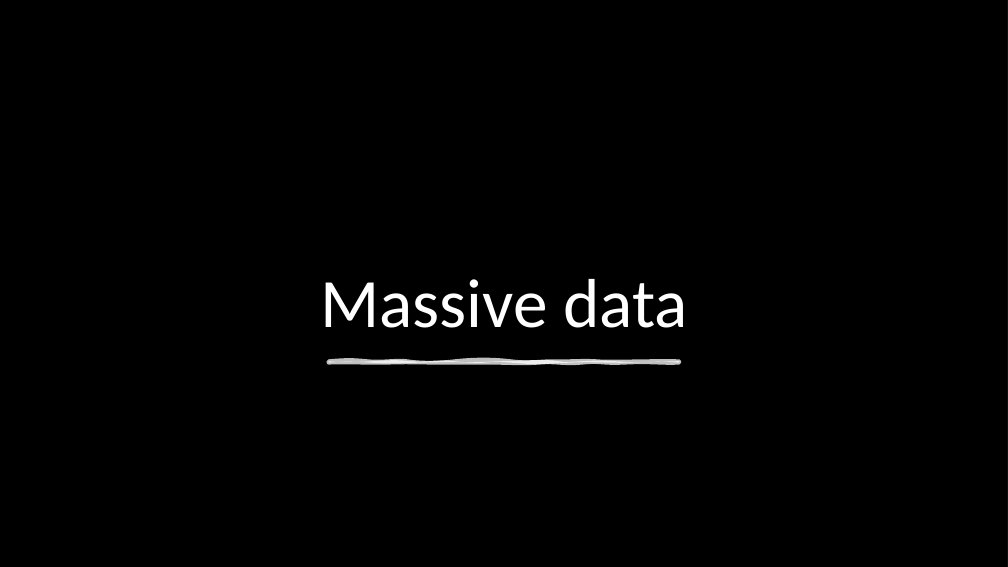
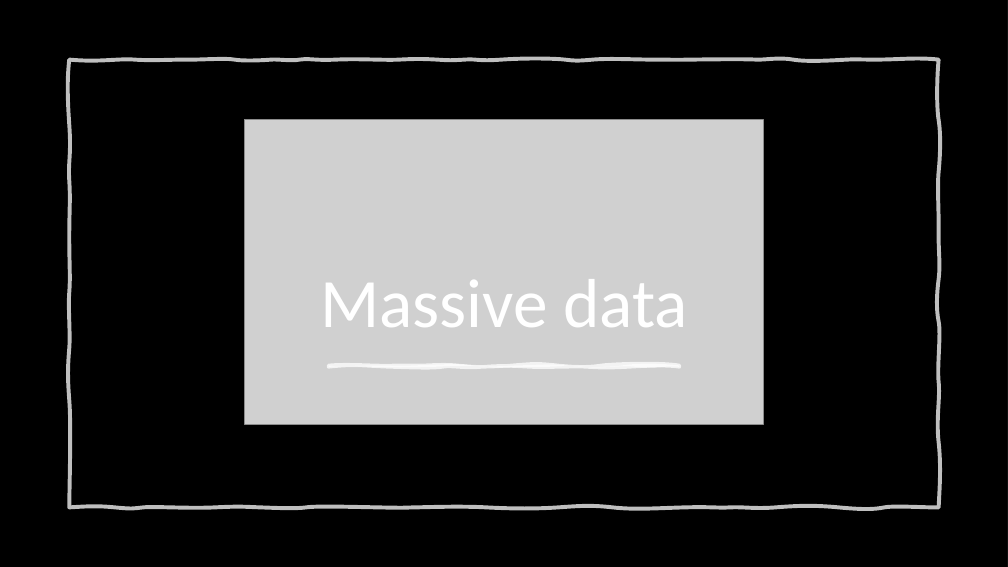
Before and after one commit to PRF-Development/DataAnalysisExtras, a slide deck: slide 3 of WhatIsDataAnalysis.pptx. Drawn at 1008x567 pixels with LibreOffice and Linux fonts; fonts in the diff are those of the drawing; grey boxes stand for pictures; background and template pictures are left out; a plain dark background stands for a picture behind light text. Boxes give left, top, right and bottom in pixels: in the first picture for what was removed or moved away, otherwise in the second. Text is boxed around its words. In the diff, an @@ line names an element or a change of style, - is before the commit and + after.

Commit message:
massive data updated

```diff
--- a/WhatIsDataAnalysis.pptx
+++ b/WhatIsDataAnalysis.pptx
@@ freeform shape added at bbox=[70, 60, 939, 507], outline #FFFFFF 3.75 pt @@
@@ picture added at bbox=[245, 120, 764, 425] @@
@@ freeform shape: place and size @@
-freeform shape at bbox=[329, 361, 680, 363]
+freeform shape at bbox=[329, 365, 680, 367]
@@ freeform shape at bbox=[329, 365, 680, 367]: outline #FFFFFF 3.5 pt to #FFFFFF 3.25 pt @@
```
